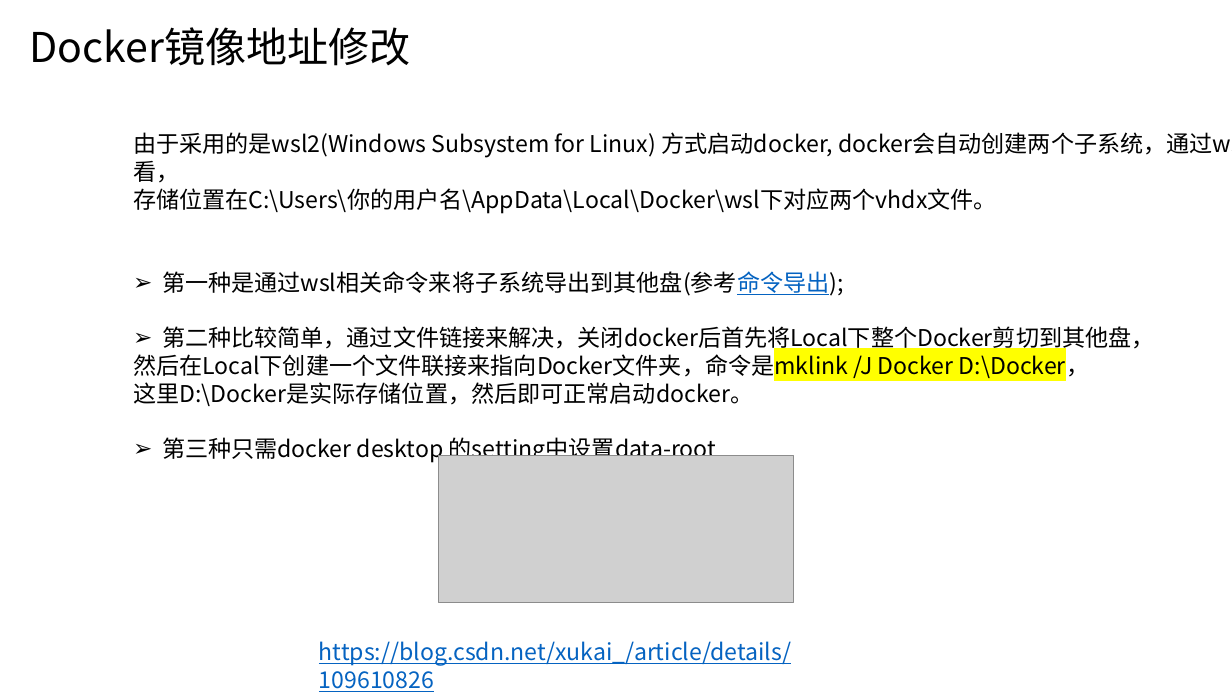
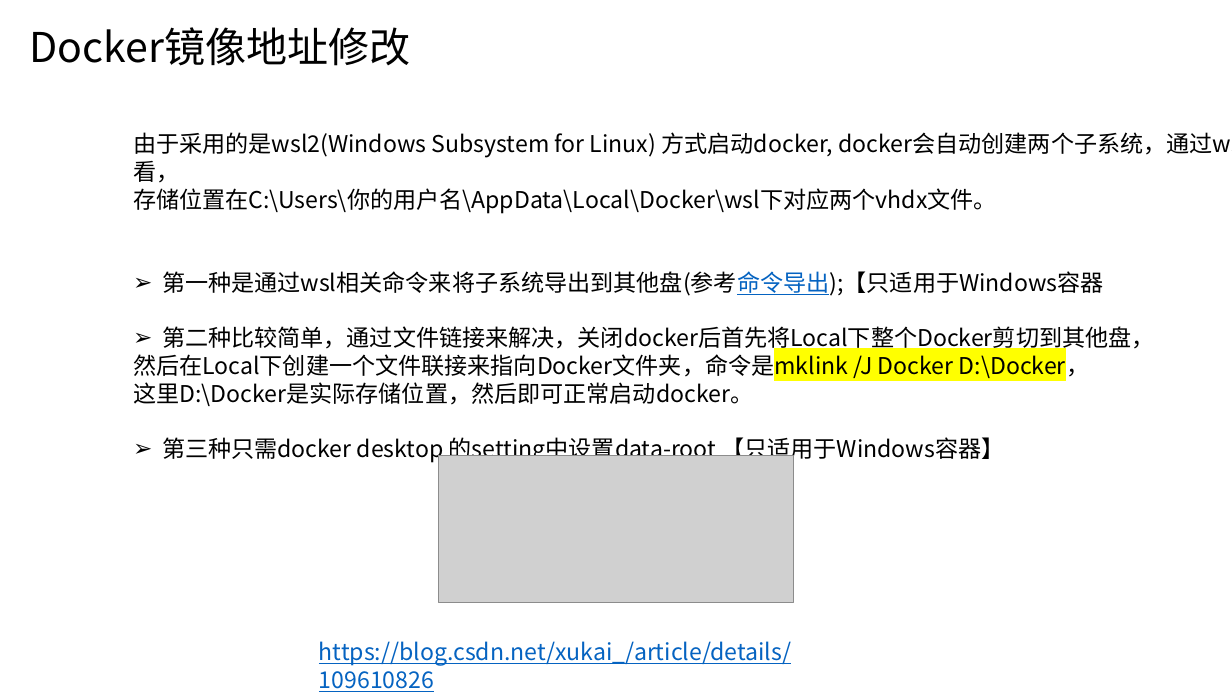
Before and after one commit to norajuanjuanjuan/Study, a slide deck: slide 11 of Docker Sharing Report.pptx. Drawn at 1232x693 pixels with LibreOffice and Linux fonts; fonts in the diff are those of the drawing; grey boxes stand for pictures. Boxes give left, top, right and bottom in pixels: in the first picture for what was removed or moved away, otherwise in the second. Text is boxed around its words. In the diff, an @@ line names an element or a change of style, - is before the commit and + after.

```diff
--- a/Docker Sharing Report.pptx
+++ b/Docker Sharing Report.pptx
@@ text at (162,271,1104,296): text changed @@
-➢ 第一种是通过wsl相关命令来将子系统导出到其他盘(参考命令导出);
+➢ 第一种是通过wsl相关命令来将子系统导出到其他盘(参考命令导出);【只适用于Windows容器
@@ text at (162,437,1004,463): text changed @@
-➢ 第三种只需docker desktop 的setting中设置data-root
+➢ 第三种只需docker desktop 的setting中设置data-root 【只适用于Windows容器】
```
Also in this commit, not shown: 1 other slide changed, 3 slides added.
